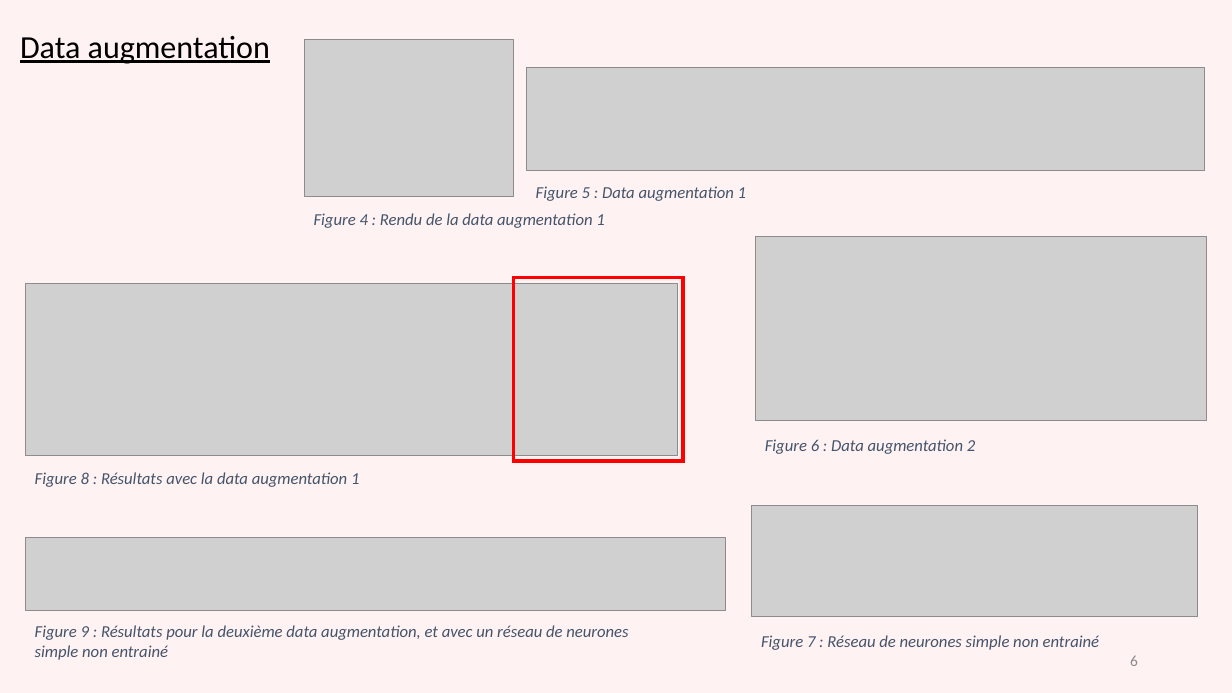
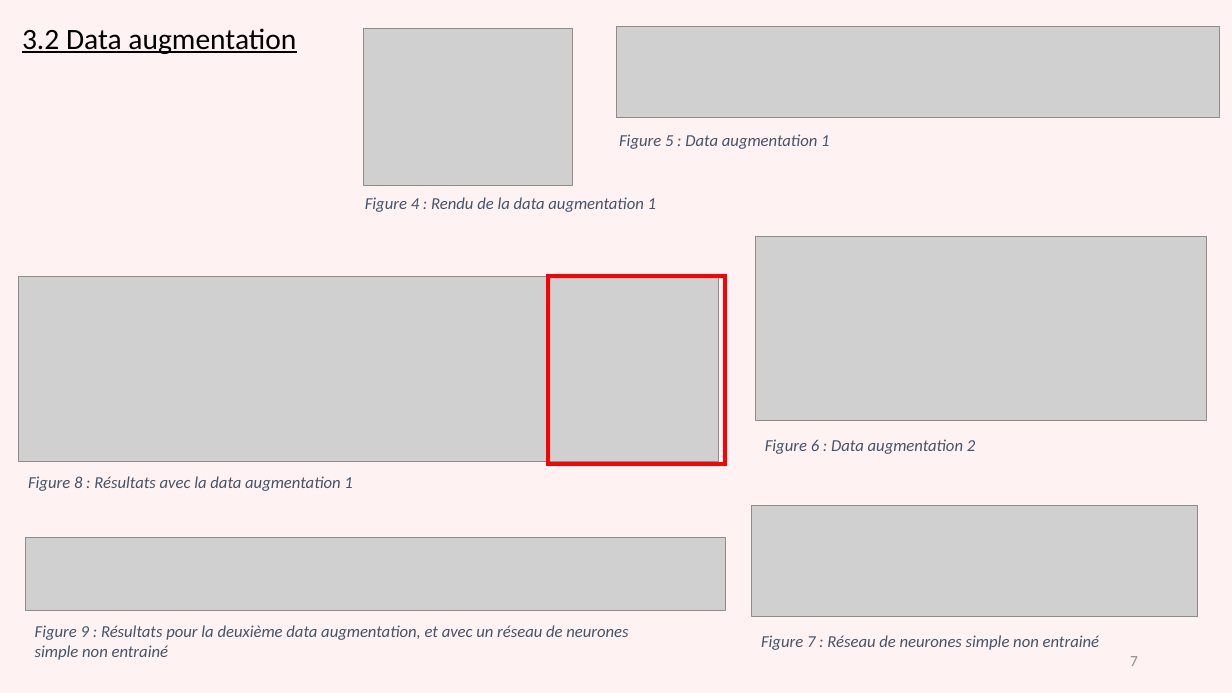
Before and after one commit to gdaume24/Projet-chef-oeuvre, a slide deck: slide 7 of E2/Présentation E2.pptx (slide 6 before the commit). Drawn at 1232x693 pixels with LibreOffice and Linux fonts; fonts in the diff are those of the drawing; grey boxes stand for pictures. Boxes give left, top, right and bottom in pixels: in the first picture for what was removed or moved away, otherwise in the second. Text is boxed around its words. In the diff, an @@ line names an element or a change of style, - is before the commit and + after.

```diff
--- a/E2/Présentation E2.pptx
+++ b/E2/Présentation E2.pptx
@@ title at bbox=[22, 28, 296, 54]: text changed; size 25 to 23 pt @@
-Data augmentation
+3.2 Data augmentation
@@ picture: place and size @@
-picture at bbox=[304, 40, 513, 197]
+picture at bbox=[363, 29, 572, 186]
@@ picture: place and size @@
-picture at bbox=[527, 67, 1205, 170]
+picture at bbox=[617, 27, 1220, 118]
@@ text "Figure 5 : Data augmentation ...": place and size @@
-text "Figure 5 : Data augmentation ..." at bbox=[536, 186, 746, 201]
+text "Figure 5 : Data augmentation ..." at bbox=[619, 134, 829, 149]
@@ text "Figure 4 : Rendu de ...": place and size @@
-text "Figure 4 : Rendu de ..." at bbox=[314, 213, 604, 228]
+text "Figure 4 : Rendu de ..." at bbox=[365, 197, 656, 212]
@@ picture: place and size @@
-picture at bbox=[25, 284, 677, 456]
+picture at bbox=[19, 277, 719, 462]
@@ rectangle: place and size @@
-rectangle at bbox=[514, 277, 684, 461]
+rectangle at bbox=[549, 275, 726, 464]
@@ text "Figure 8 : Résultats avec ...": place and size @@
-text "Figure 8 : Résultats avec ..." at bbox=[35, 472, 359, 487]
+text "Figure 8 : Résultats avec ..." at bbox=[28, 476, 352, 491]
@@ page number at bbox=[1130, 656, 1138, 666]: text changed @@
-6
+7
```
Also in this commit, not shown: 7 other slides changed, 1 slide added, 4 other files.
